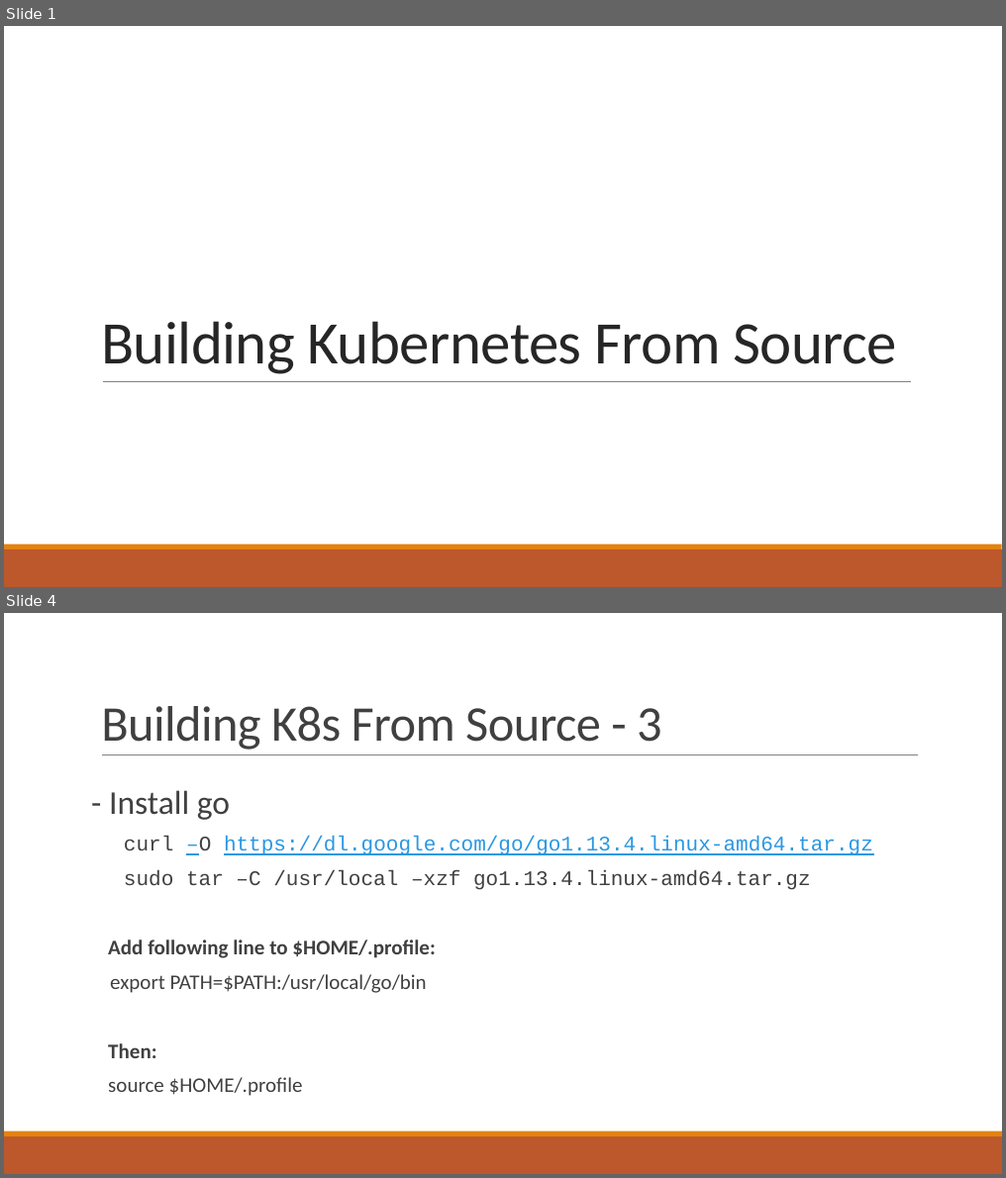
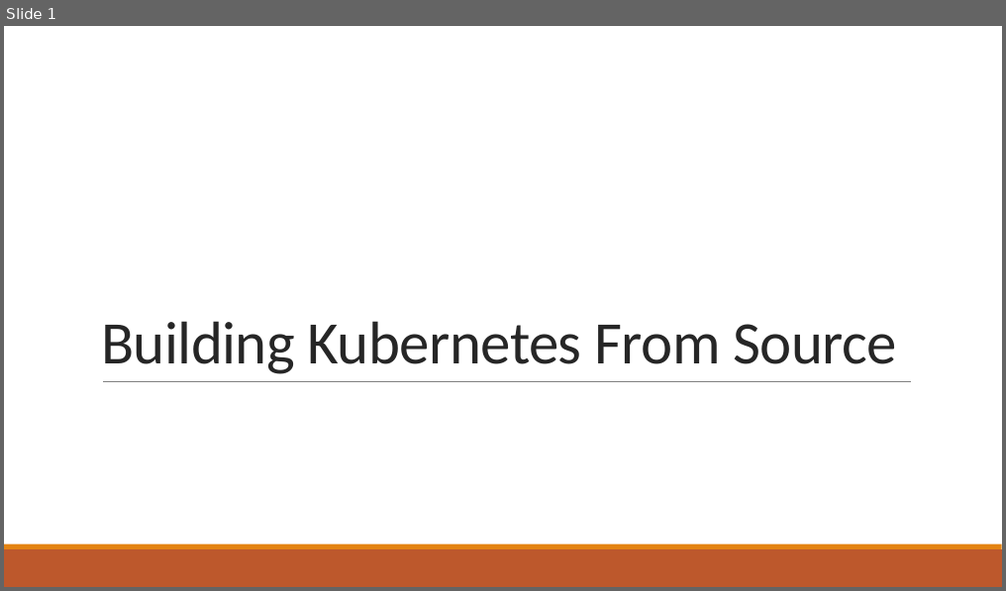
Before and after one commit to Beomsu-Seo/graduation-thesis, a slide deck: docs/Building Kubernetes From Source.pptx. Shown one above the other, each under a label of ours: slides 1 and 4 before the commit, slide 1 after it; the slides between them are not shown. The pictures are 1006x1178 and 1006x591 pixels, drawn with LibreOffice and Linux fonts; fonts in the diff are those of the drawing. Boxes give left, top, right and bottom in pixels: in the first picture for what was removed or moved away, otherwise in the second. Text is boxed around its words. In the diff, an @@ line names an element or a change of style, - is before the commit and + after.

Commit message:
[Edit] Building Kubernetes from source instructions

```diff
--- a/docs/Building Kubernetes From Source.pptx
+++ b/docs/Building Kubernetes From Source.pptx
@@ slide 4 removed at [4,613,1002,1174], background #FFFFFF; not listed: 2 template elements that a slide beside it also shows @@
@@ title removed at [101,706,661,750] @@
-Building K8s From Source - 3
@@ line removed from (102, 756) to (918, 756) @@
@@ text removed at [108,790,873,1096] @@
-- Install go
-  curl –O https://dl.google.com/go/go1.13.4.linux-amd64.tar.gz
-  sudo tar –C /usr/local –xzf go1.13.4.linux-amd64.tar.gz
-  Add following line to $HOME/.profile:
-export PATH=$PATH:/usr/local/go/bin
-  Then:
-  source $HOME/.profile
```
Also in this commit, not shown: 3 slides changed, 14 slides added, 2 other slides removed.
